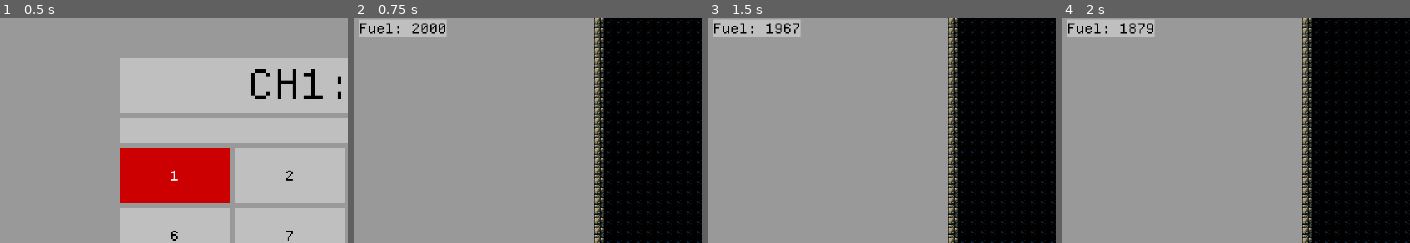
Above: before the commit, frames 1-4 (left to right).
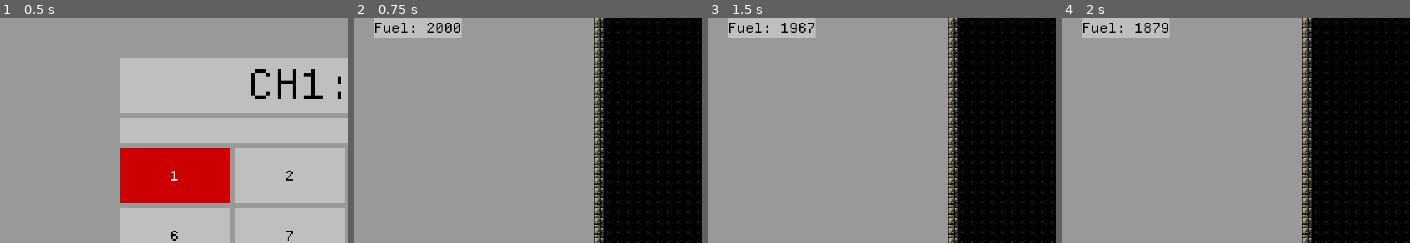
Above: after the commit, the same moments.

Repository: OSGH-web/balloon-movement-demo
Game: Godot game, scene res://scenes/level_select.tscn
The game is run twice, just before and just after one commit, with the same random seed, the same clock (stepped at 60 frames per second) and the same inputs.
Inputs (mouse positions are % of the whole screen's width and height, from its top left):
- Up to frame 1 (0.5 s): no input
- Up to frame 2 (0.75 s): click "1" at 0.5 s
- Up to frame 3 (1.5 s): tap Enter at 1.25 s; move the mouse to (83, 45) at 1.27 s; hold Right (ui_right) from 1.28 s (still down)
- Up to frame 4 (2 s): keep holding Right (ui_right); tap Up (ui_up) at 1.52 s
The pictures show only the part of the screen within x 0-50%, y 0-50%; the shares and areas given below are measured in that part.

Frame 1 is identical in both runs. In frame 2, 1.4% of the frame differs, in the area x 1-31%, y 0-9%; in frame 3, 1.3%; in frame 4, 1.4%.

Commit message:
update fuel label and pause menu to match style updates

Diff:
--- a/scenes/UI/fuel_label.tscn
+++ b/scenes/UI/fuel_label.tscn
@@ -8,12 +8,12 @@
 script = ExtResource("2_f1qve")
 
 [node name="Label" type="Label" parent="."]
-offset_left = 12.0
-offset_top = 4.0
-offset_right = 42.0
-offset_bottom = 18.0
-scale = Vector2(3, 3)
+offset_left = 48.0
+offset_right = 104.0
+offset_bottom = 48.0
 theme = ExtResource("1_wadh8")
 theme_override_colors/font_color = Color(0, 0, 0, 1)
+theme_override_font_sizes/font_size = 33
 theme_override_styles/normal = ExtResource("3_f202h")
 text = "test"
+vertical_alignment = 1
--- a/scenes/UI/pause_menu.tscn
+++ b/scenes/UI/pause_menu.tscn
@@ -3,9 +3,8 @@
 [ext_resource type="Script" uid="uid://d3l05ng1mhcdy" path="res://scripts/UI/pause_menu.gd" id="1_n87rw"]
 [ext_resource type="StyleBox" uid="uid://002qwq5rvs87" path="res://assets/themes/ui-background-style.tres" id="2_5d2l8"]
 [ext_resource type="Theme" uid="uid://bcn6jcu02pjx0" path="res://assets/themes/standard_font_theme.theme" id="2_myx47"]
+[ext_resource type="StyleBox" uid="uid://byruekc6swxep" path="res://assets/styles/ui_dark.tres" id="2_w67w4"]
 [ext_resource type="StyleBox" uid="uid://cn1chxlsybisf" path="res://assets/styles/button_focus.tres" id="5_7l7mv"]
-
-[sub_resource type="Theme" id="Theme_feath"]
 
 [node name="Pause Menu" type="CanvasLayer"]
 process_mode = 3
@@ -13,65 +12,76 @@
 visible = false
 script = ExtResource("1_n87rw")
 
-[node name="CenterContainer" type="CenterContainer" parent="."]
+[node name="CenterContainer" type="Control" parent="."]
 process_mode = 2
-anchors_preset = 15
-anchor_right = 1.0
-anchor_bottom = 1.0
-offset_right = -1280.0
-offset_bottom = -720.0
+layout_mode = 3
+anchors_preset = 5
+anchor_left = 0.5
+anchor_right = 0.5
+offset_top = 384.0
+offset_bottom = 384.0
 grow_horizontal = 2
-grow_vertical = 2
 scale = Vector2(3, 3)
 
 [node name="PanelContainer" type="PanelContainer" parent="CenterContainer"]
-layout_mode = 2
-theme_override_styles/panel = ExtResource("2_5d2l8")
+custom_minimum_size = Vector2(150, 92)
+layout_mode = 0
+offset_left = -72.0
+offset_right = 78.0
+offset_bottom = 92.0
+theme_override_styles/panel = ExtResource("2_w67w4")
 
 [node name="VBoxContainer" type="VBoxContainer" parent="CenterContainer/PanelContainer"]
+custom_minimum_size = Vector2(150, 92)
 layout_mode = 2
-theme = SubResource("Theme_feath")
-theme_override_constants/separation = 0
+theme_override_constants/separation = 4
 alignment = 1
 
 [node name="ResumeButton" type="Button" parent="CenterContainer/PanelContainer/VBoxContainer"]
 unique_name_in_owner = true
+custom_minimum_size = Vector2(0, 20)
 layout_mode = 2
-size_flags_horizontal = 3
 focus_neighbor_top = NodePath("../QuitButton")
 focus_previous = NodePath("../QuitButton")
 theme = ExtResource("2_myx47")
 theme_override_colors/font_color = Color(0, 0, 0, 1)
 theme_override_styles/focus = ExtResource("5_7l7mv")
+theme_override_styles/hover = ExtResource("2_5d2l8")
+theme_override_styles/normal = ExtResource("2_5d2l8")
 text = "Resume [Esc]"
-flat = true
 
 [node name="MuteAudioButton" type="Button" parent="CenterContainer/PanelContainer/VBoxContainer"]
 unique_name_in_owner = true
+custom_minimum_size = Vector2(0, 20)
 layout_mode = 2
 theme = ExtResource("2_myx47")
 theme_override_colors/font_color = Color(0, 0, 0, 1)
 theme_override_styles/focus = ExtResource("5_7l7mv")
+theme_override_styles/hover = ExtResource("2_5d2l8")
+theme_override_styles/normal = ExtResource("2_5d2l8")
 text = "Mute Audio"
-flat = true
 
 [node name="LevelSelectButton" type="Button" parent="CenterContainer/PanelContainer/VBoxContainer"]
+custom_minimum_size = Vector2(0, 20)
 layout_mode = 2
 theme = ExtResource("2_myx47")
 theme_override_colors/font_color = Color(0, 0, 0, 1)
 theme_override_styles/focus = ExtResource("5_7l7mv")
+theme_override_styles/hover = ExtResource("2_5d2l8")
+theme_override_styles/normal = ExtResource("2_5d2l8")
 text = "Quit to Level Select"
-flat = true
 
 [node name="QuitButton" type="Button" parent="CenterContainer/PanelContainer/VBoxContainer"]
+custom_minimum_size = Vector2(0, 20)
 layout_mode = 2
 focus_neighbor_bottom = NodePath("../ResumeButton")
 focus_next = NodePath("../ResumeButton")
 theme = ExtResource("2_myx47")
 theme_override_colors/font_color = Color(0, 0, 0, 1)
 theme_override_styles/focus = ExtResource("5_7l7mv")
+theme_override_styles/hover = ExtResource("2_5d2l8")
+theme_override_styles/normal = ExtResource("2_5d2l8")
 text = "Quit to Desktop"
-flat = true
 
 [connection signal="pressed" from="CenterContainer/PanelContainer/VBoxContainer/ResumeButton" to="." method="_on_resume_button_pressed"]
 [connection signal="pressed" from="CenterContainer/PanelContainer/VBoxContainer/MuteAudioButton" to="." method="_on_mute_audio_button_pressed"]
